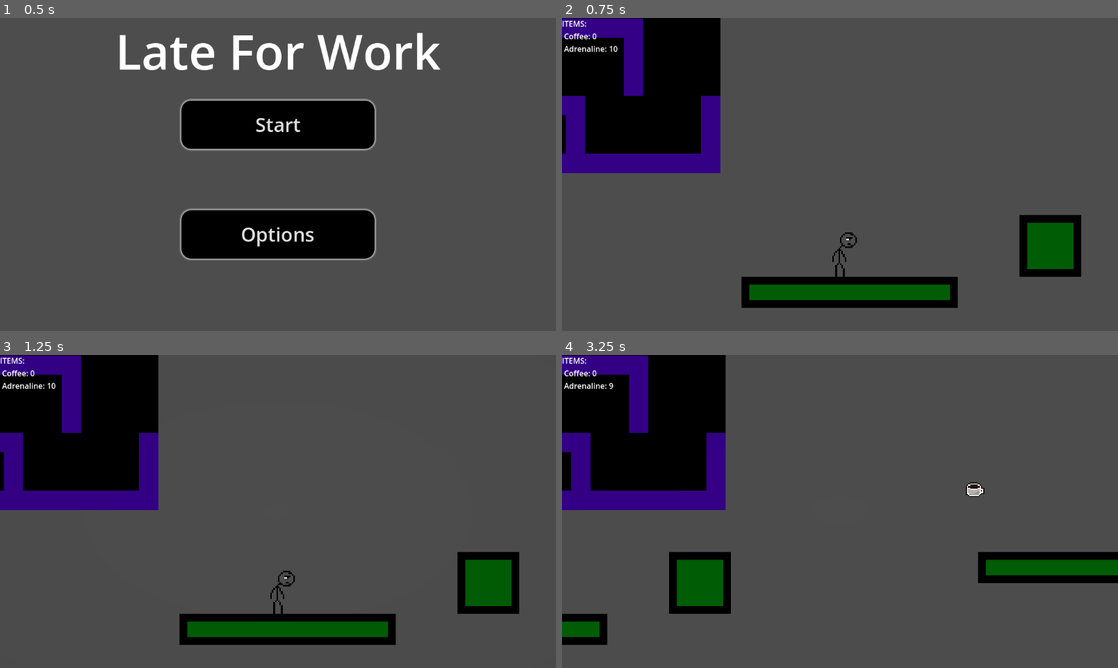
Above: before the commit, frames 1-4 (two rows, left to right).
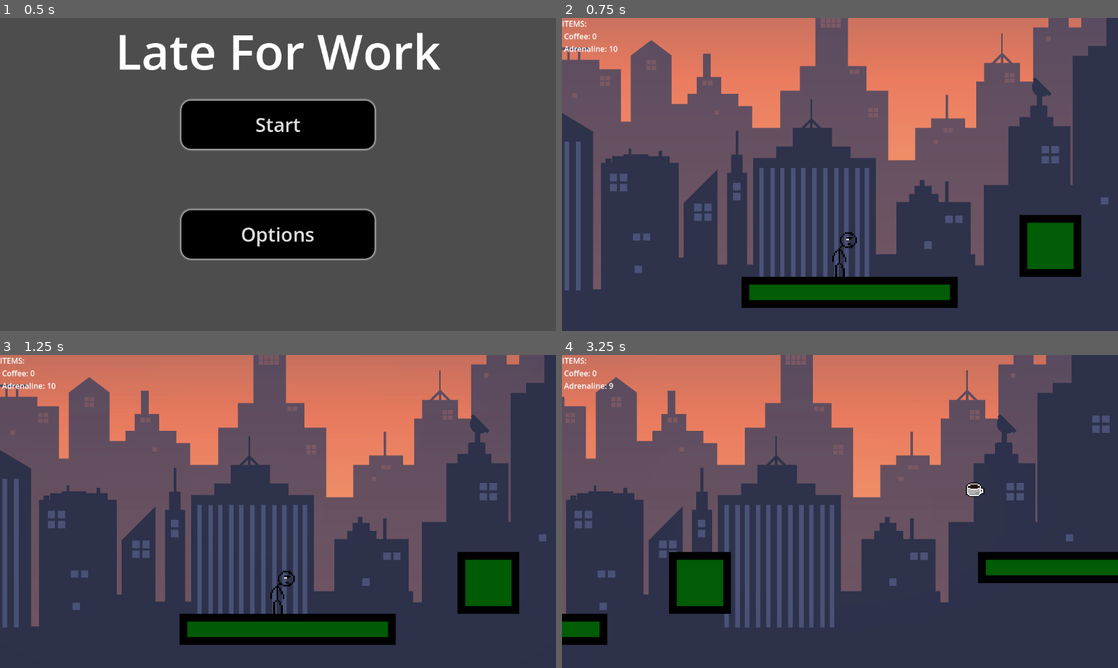
Above: after the commit, the same moments.

Repository: Varun-Ganeshkumar/Late-For-Work
Game: Godot game, scene res://scenes/main_menu.tscn
Same seed, same stepped clock (60 frames per second), same inputs: the game is played once before the commit and once after it. The engine's default icon, where the game draws it, is replaced by a stand-in: a white triangle on a blue panel in a dark square.
Inputs:
- Up to frame 1 (0.5 s): no input
- Up to frame 2 (0.75 s): click "Start" at 0.5 s
- Up to frame 3 (1.25 s): no input
- Up to frame 4 (3.25 s): tap Enter at 1.25 s; hold Right (right) 1.28-2.78 s; tap Q (coffee) at 1.35, 2.85 s; tap Space (jump) at 1.52, 2.27 s; tap E (slow) at 2.1 s; hold Left (left) from 2.78 s (still down)

Frame 1 is identical in both runs. In frame 2, 82% of the frame differs, in the area x 0-100%, y 0-100%; in frame 3, 82%; in frame 4, 85%.

Commit message:
New Background
Changed the background and added it and adjusted it in the levels

Diff:
--- /dev/null
+++ b/scenes/background_scroll.tscn
@@ -0,0 +1,21 @@
+[gd_scene load_steps=2 format=3 uid="uid://d3j2phqk65jjs"]
+
+[ext_resource type="Texture2D" uid="uid://c8s4cudhf5x7w" path="res://sprites/city by cityvector91.jpg" id="1_k1iwu"]
+
+[node name="ParallaxBackground" type="Node2D"]
+texture_repeat = 2
+position = Vector2(3, 64)
+
+[node name="Parallax2D" type="Parallax2D" parent="."]
+texture_repeat = 2
+scroll_scale = Vector2(0.1, 0.3)
+repeat_size = Vector2(500, 0)
+repeat_times = 6
+
+[node name="Sprite2D" type="Sprite2D" parent="Parallax2D"]
+texture_repeat = 2
+position = Vector2(-1, 2)
+scale = Vector2(0.1, 0.1)
+texture = ExtResource("1_k1iwu")
+region_enabled = true
+region_rect = Rect2(0, 0, 5000, 3000)
--- a/scenes/level_1.tscn
+++ b/scenes/level_1.tscn
@@ -8,7 +8,7 @@
 [ext_resource type="PackedScene" uid="uid://c711845ln1r1c" path="res://scenes/coffee.tscn" id="6_fcfvj"]
 [ext_resource type="PackedScene" uid="uid://d1hplx16ex8gj" path="res://scenes/level_end.tscn" id="7_pa8r4"]
 [ext_resource type="PackedScene" uid="uid://cdeneqijmca1s" path="res://scenes/HUD.tscn" id="8_15mv3"]
-[ext_resource type="PackedScene" uid="uid://dcivqdtilhhxi" path="res://scenes/scrolling_background.tscn" id="9_e3sih"]
+[ext_resource type="PackedScene" uid="uid://d3j2phqk65jjs" path="res://scenes/background_scroll.tscn" id="9_e3sih"]
 
 [sub_resource type="TileSetAtlasSource" id="TileSetAtlasSource_rus8k"]
 texture = ExtResource("2_bswci")
@@ -75,9 +75,6 @@
 [node name="Player" parent="." instance=ExtResource("2_rus8k")]
 position = Vector2(-8, -20)
 
-[node name="Node2D" parent="Player" instance=ExtResource("9_e3sih")]
-position = Vector2(15, 26)
-
 [node name="TileMap" type="Node" parent="."]
 
 [node name="TileMapLayer" type="TileMapLayer" parent="TileMap"]
@@ -87,7 +84,6 @@
 tile_set = SubResource("TileSet_5xbjy")
 
 [node name="TileMapLayerBack" type="TileMapLayer" parent="TileMap"]
-visible = false
 z_index = -4096
 position = Vector2(0, -3)
 tile_map_data = PackedByteArray("AAD7//v/AAACAAIAAAD7//z/AAACAAIAAAD7//3/AAACAAIAAAD7//7/AAACAAIAAAD7////AAACAAIAAAD7/w …(102016 unchanged characters)…
@@ -108,3 +104,10 @@
 position = Vector2(665, -182)
 
 [node name="Control" parent="." instance=ExtResource("8_15mv3")]
+offset_left = 145.0
+offset_top = 2.0
+offset_right = 145.0
+offset_bottom = 2.0
+
+[node name="ParallaxBackground" parent="." instance=ExtResource("9_e3sih")]
+position = Vector2(73, 158)
--- a/scenes/level_2.tscn
+++ b/scenes/level_2.tscn
@@ -8,6 +8,7 @@
 [ext_resource type="PackedScene" uid="uid://c711845ln1r1c" path="res://scenes/coffee.tscn" id="6_172wr"]
 [ext_resource type="PackedScene" uid="uid://d1hplx16ex8gj" path="res://scenes/level_end.tscn" id="7_g2hoc"]
 [ext_resource type="PackedScene" uid="uid://cdeneqijmca1s" path="res://scenes/HUD.tscn" id="8_ne2mo"]
+[ext_resource type="PackedScene" uid="uid://d3j2phqk65jjs" path="res://scenes/background_scroll.tscn" id="9_6cvei"]
 
 [sub_resource type="TileSetAtlasSource" id="TileSetAtlasSource_rus8k"]
 texture = ExtResource("2_ne2mo")
@@ -70,20 +71,21 @@
 sources/0 = SubResource("TileSetAtlasSource_fcfvj")
 
 [node name="Level 2" type="Node2D"]
-position = Vector2(34, 49)
+position = Vector2(23, 50)
 
 [node name="Player" parent="." instance=ExtResource("1_y0kc7")]
-position = Vector2(-57, -56)
+position = Vector2(-58, -68)
 
 [node name="TileMap" type="Node" parent="."]
 
 [node name="TileMapLayer" type="TileMapLayer" parent="TileMap"]
-z_index = 2
+z_index = 5
 position = Vector2(37, 40)
 tile_map_data = PackedByteArray("AAD6//3/AAAAAAEAAAD7//3/AAABAAEAAAD8//3/AAABAAEAAAD9//3/AAABAAEAAAD+//3/AAABAAEAAAD/// …(304 unchanged characters)…
 tile_set = SubResource("TileSet_5xbjy")
 
 [node name="TileMapLayerBack" type="TileMapLayer" parent="TileMap"]
+z_index = -999
 tile_map_data = PackedByteArray("AAD7//v/AAACAAIAAAD7//z/AAACAAIAAAD7//3/AAACAAIAAAD7//7/AAACAAIAAAD7////AAACAAIAAAD7/w …(102016 unchanged characters)…
 tile_set = SubResource("TileSet_pa8r4")
 
@@ -98,7 +100,10 @@
 position = Vector2(222, -114)
 
 [node name="LevelEnd" parent="." instance=ExtResource("7_g2hoc")]
-z_index = 1
-position = Vector2(667, -183)
+position = Vector2(604, -78)
 
 [node name="HUD" parent="." instance=ExtResource("8_ne2mo")]
+
+[node name="ParallaxBackground" parent="." instance=ExtResource("9_6cvei")]
+z_index = -1
+position = Vector2(-14, 150)
--- a/scenes/scrolling_background.tscn
+++ /dev/null
@@ -1,16 +0,0 @@
-[gd_scene load_steps=2 format=3 uid="uid://dcivqdtilhhxi"]
-
-[ext_resource type="Texture2D" uid="uid://cbfr5b1kfyoh1" path="res://sprites/TileMapLateForWork(3).png" id="1_r23cy"]
-
-[node name="Node2D" type="Node2D"]
-
-[node name="ParallaxBackground" type="ParallaxBackground" parent="."]
-scroll_ignore_camera_zoom = true
-
-[node name="ParallaxLayer" type="ParallaxLayer" parent="ParallaxBackground"]
-z_index = -2023
-motion_mirroring = Vector2(64, 64)
-
-[node name="Sprite2D" type="Sprite2D" parent="ParallaxBackground/ParallaxLayer"]
-scale = Vector2(10, 10)
-texture = ExtResource("1_r23cy")
Not shown: 1 places in scenes/level_2.tscn that only renumber resources
